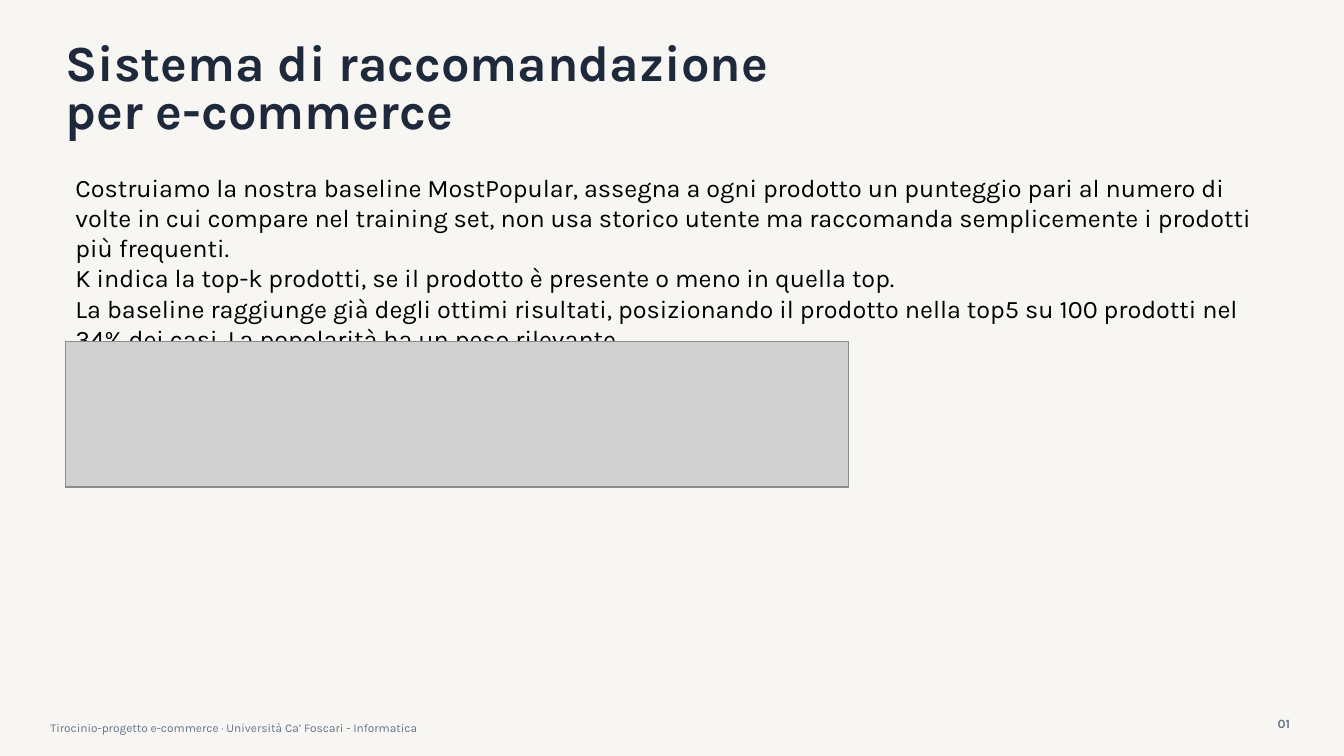
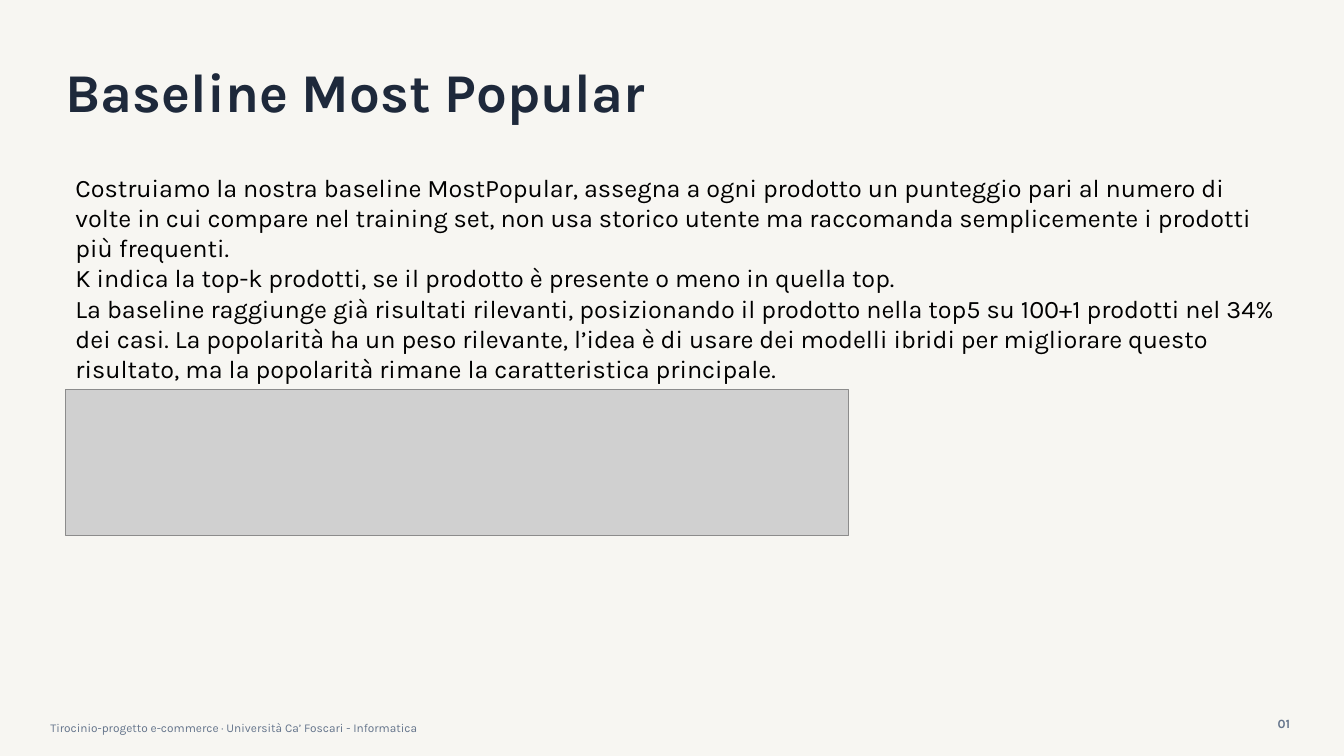
Before and after one commit to arsid2828/Tesi-ecommerce, a slide deck: slide 5 of PPT/HociaArsid-tirocinio-aggiornamento2.pptx. Drawn at 1344x756 pixels with LibreOffice and Linux fonts; fonts in the diff are those of the drawing; grey boxes stand for pictures. Boxes give left, top, right and bottom in pixels: in the first picture for what was removed or moved away, otherwise in the second. Text is boxed around its words. In the diff, an @@ line names an element or a change of style, - is before the commit and + after.

```diff
--- a/PPT/HociaArsid-tirocinio-aggiornamento2.pptx
+++ b/PPT/HociaArsid-tirocinio-aggiornamento2.pptx
@@ text at (x1=65, y1=73, x2=645, y2=125): text changed; size 36.1 to 39 pt @@
-Sistema di raccomandazione
-per e-commerce
+Baseline Most Popular
@@ text at (x1=75, y1=299, x2=1273, y2=354): text changed @@
-La baseline raggiunge già degli ottimi risultati, posizionando il prodotto nella top5 su 100 prodotti nel 34% dei casi. La popolarità ha un peso rilevante.
+La baseline raggiunge già risultati rilevanti, posizionando il prodotto nella top5 su 100+1 prodotti nel 34% dei casi. La popolarità ha un peso rilevante, l’idea è di usare dei modelli ibridi per migliorare questo risultato, ma la popolarità rimane la caratteristica principale.
@@ picture moved from (x1=66, y1=341, x2=849, y2=487) to (x1=66, y1=390, x2=849, y2=536) @@
```
Also in this commit, not shown: 7 other slides changed, 1 other file.
